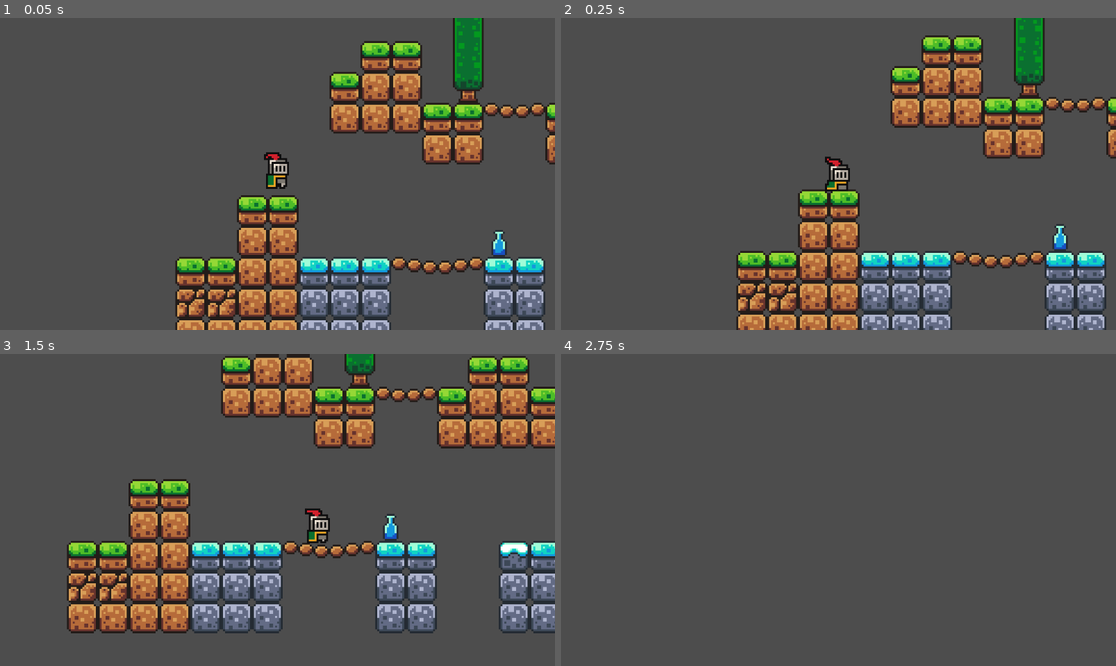
Above: before the commit, frames 1-4 (two rows, left to right).
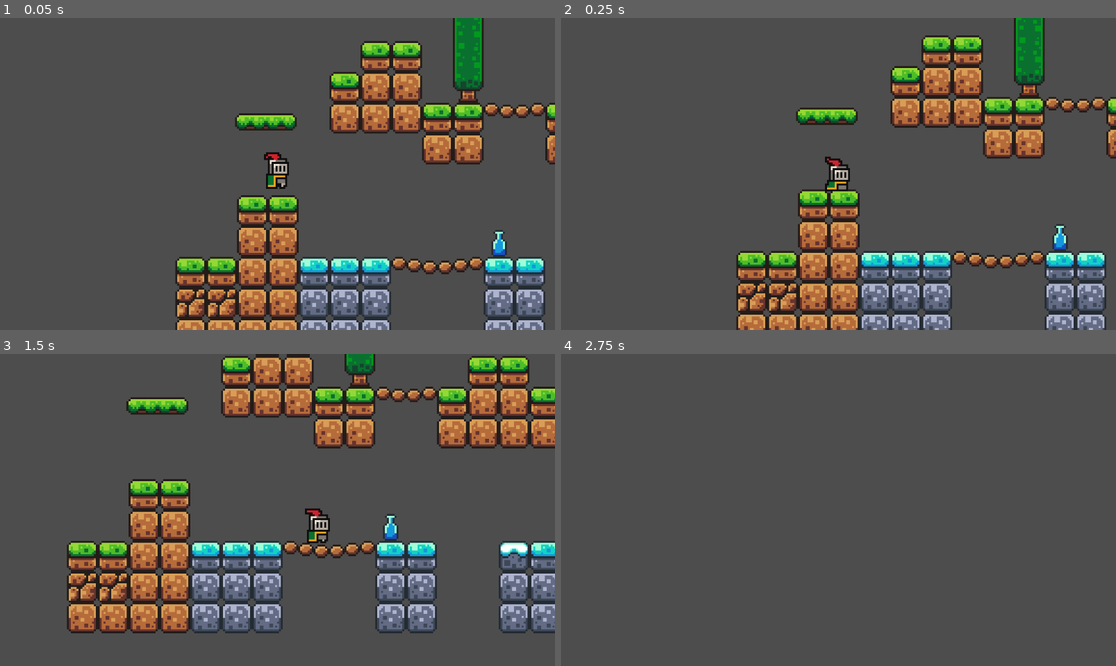
Above: after the commit, the same moments.

Repository: hubin97/dpiknight
Game: Godot game, scene res://scenes/game.tscn
Same seed, same stepped clock (60 frames per second), same inputs: the game is played once before the commit and once after it.
Inputs:
- Up to frame 1 (0.05 s): no input
- Up to frame 2 (0.25 s): no input
- Up to frame 3 (1.5 s): tap Enter (ui_accept) at 0.5, 0.77 s; hold Right (ui_right) from 0.53 s (still down)
- Up to frame 4 (2.75 s): tap Enter (ui_accept) at 1.52 s; release Right (ui_right) at 2.03 s; hold Left (ui_left) from 2.03 s (still down)

The runs differ from the first frame. In frame 1, 0.6% of the frame differs, in the area x 42-54%, y 30-37%; in frame 2, 0.6%; in frame 3, 0.6%, in the area x 22-34%, y 13-20%; in frame 4, nothing differs.

Commit message:
添加平台

Diff:
--- a/scenes/game.tscn
+++ b/scenes/game.tscn
@@ -1,7 +1,8 @@
-[gd_scene load_steps=5 format=4 uid="uid://cfxoylfvqche7"]
+[gd_scene load_steps=9 format=4 uid="uid://cfxoylfvqche7"]
 
 [ext_resource type="PackedScene" uid="uid://c8ebudl3cverf" path="res://scenes/player.tscn" id="1_w1d8a"]
 [ext_resource type="Texture2D" uid="uid://d0q2g65ahgok" path="res://assets/sprites/world_tileset.png" id="2_tv8lx"]
+[ext_resource type="PackedScene" uid="uid://q18os7roac4s" path="res://scenes/platform.tscn" id="3_pjece"]
 
 [sub_resource type="TileSetAtlasSource" id="TileSetAtlasSource_vca18"]
 texture = ExtResource("2_tv8lx")
@@ -167,6 +168,44 @@
 physics_layer_0/collision_layer = 1
 sources/0 = SubResource("TileSetAtlasSource_vca18")
 
+[sub_resource type="Animation" id="Animation_bss3c"]
+resource_name = "move"
+length = 2.0
+loop_mode = 2
+tracks/0/type = "value"
+tracks/0/imported = false
+tracks/0/enabled = true
+tracks/0/path = NodePath(".:position")
+tracks/0/interp = 1
+tracks/0/loop_wrap = true
+tracks/0/keys = {
+"times": PackedFloat32Array(0, 2),
+"transitions": PackedFloat32Array(1, 1),
+"update": 0,
+"values": [Vector2(354, 6), Vector2(417, 5)]
+}
+
+[sub_resource type="Animation" id="Animation_bd5sm"]
+length = 0.001
+tracks/0/type = "value"
+tracks/0/imported = false
+tracks/0/enabled = true
+tracks/0/path = NodePath(".:position")
+tracks/0/interp = 1
+tracks/0/loop_wrap = true
+tracks/0/keys = {
+"times": PackedFloat32Array(0),
+"transitions": PackedFloat32Array(1),
+"update": 0,
+"values": [Vector2(417, 5)]
+}
+
+[sub_resource type="AnimationLibrary" id="AnimationLibrary_pl0pc"]
+_data = {
+"RESET": SubResource("Animation_bd5sm"),
+"move": SubResource("Animation_bss3c")
+}
+
 [node name="Game" type="Node2D"]
 
 [node name="TileMapLayer" type="TileMapLayer" parent="."]
@@ -176,9 +215,22 @@
 tile_set = SubResource("TileSet_gpxo1")
 
 [node name="Player" parent="." instance=ExtResource("1_w1d8a")]
+z_index = 5
 position = Vector2(6, 0)
 
 [node name="Camera2D" type="Camera2D" parent="Player"]
 position = Vector2(0, 5)
 zoom = Vector2(4, 4)
 position_smoothing_enabled = true
+
+[node name="Platform" parent="." instance=ExtResource("3_pjece")]
+position = Vector2(0, -22)
+
+[node name="Platform2" parent="." instance=ExtResource("3_pjece")]
+position = Vector2(417, 5)
+
+[node name="AnimationPlayer" type="AnimationPlayer" parent="Platform2"]
+libraries = {
+"": SubResource("AnimationLibrary_pl0pc")
+}
+autoplay = "move"
--- /dev/null
+++ b/scenes/platform.tscn
@@ -0,0 +1,17 @@
+[gd_scene load_steps=3 format=3 uid="uid://q18os7roac4s"]
+
+[ext_resource type="Texture2D" uid="uid://cxuqjimd7csiq" path="res://assets/sprites/platforms.png" id="1_u32nw"]
+
+[sub_resource type="RectangleShape2D" id="RectangleShape2D_ubjg4"]
+size = Vector2(32, 9)
+
+[node name="Platform" type="AnimatableBody2D"]
+
+[node name="Sprite2D" type="Sprite2D" parent="."]
+texture = ExtResource("1_u32nw")
+region_enabled = true
+region_rect = Rect2(15.9647, 0, 32.0353, 9)
+
+[node name="CollisionShape2D" type="CollisionShape2D" parent="."]
+shape = SubResource("RectangleShape2D_ubjg4")
+one_way_collision = true
